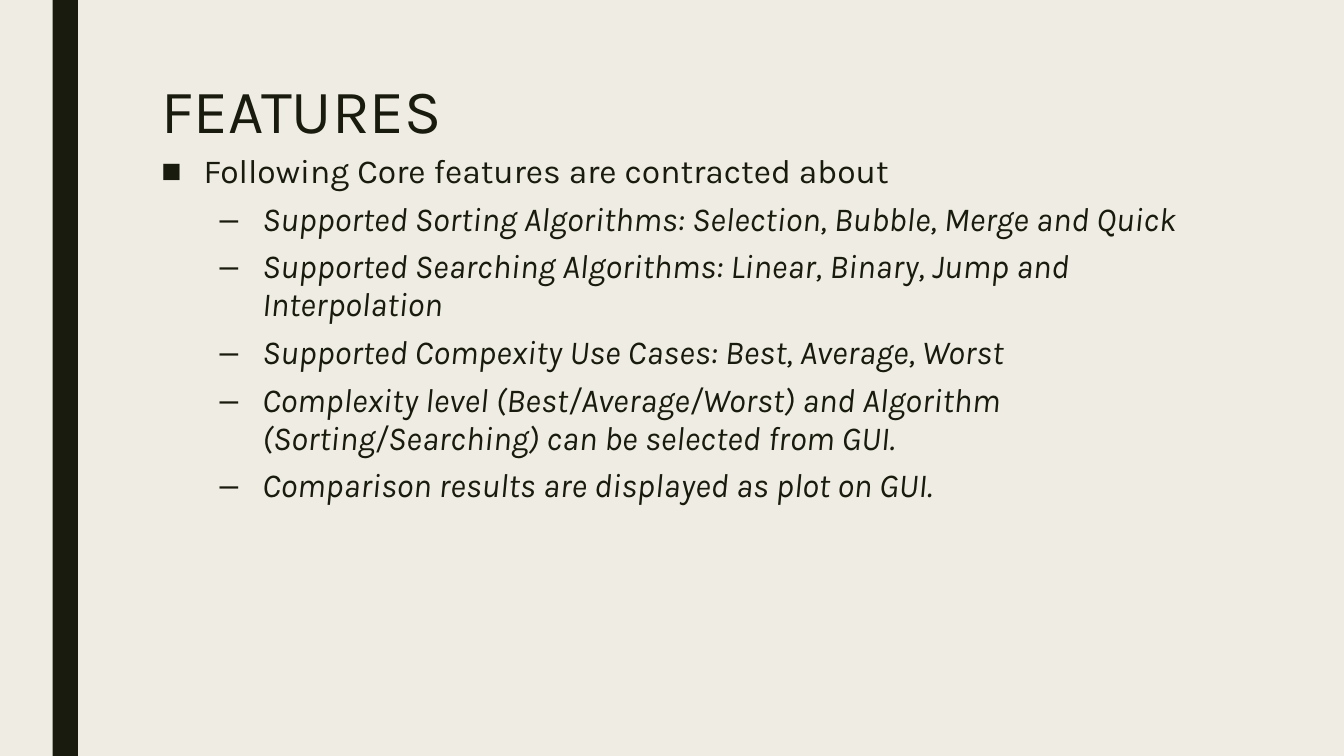
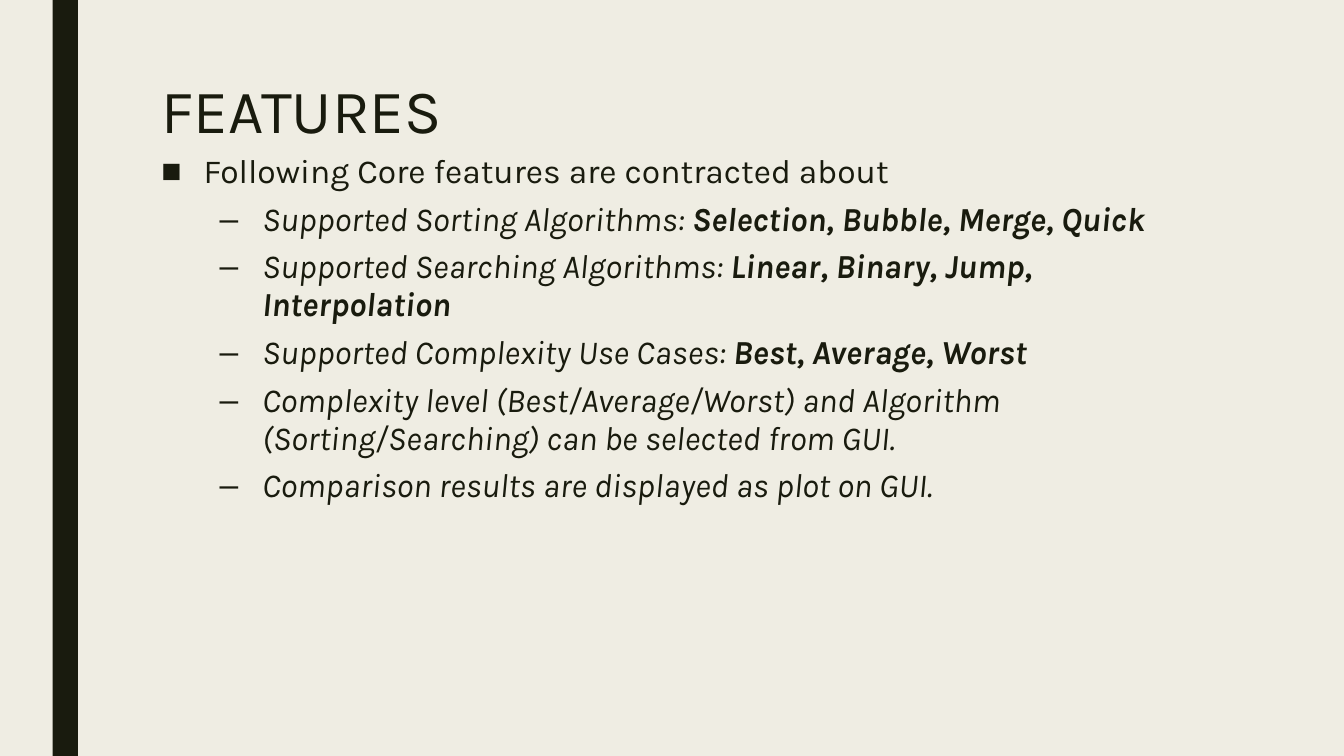
Before and after one commit to gozuacik/cmp5151, a slide deck: slide 4 of sunum_necip_gozuacik_okan_buyuktepe_v1.pptx. Drawn at 1344x756 pixels with LibreOffice and Linux fonts; fonts in the diff are those of the drawing. Boxes give left, top, right and bottom in pixels: in the first picture for what was removed or moved away, otherwise in the second. Text is boxed around its words. In the diff, an @@ line names an element or a change of style, - is before the commit and + after.

Commit message:
Adding new Common file, Updating Search and Sorting files based on Common, Updating presentation

```diff
--- a/sunum_necip_gozuacik_okan_buyuktepe_v1.pptx
+++ b/sunum_necip_gozuacik_okan_buyuktepe_v1.pptx
@@ text at (x1=262, y1=207, x2=1144, y2=373): text changed @@
-  – Supported Sorting Algorithms: Selection, Bubble, Merge and Quick
-  – Supported Searching Algorithms: Linear, Binary, Jump and Interpolation
-  – Supported Compexity Use Cases: Best, Average, Worst
+  – Supported Sorting Algorithms: Selection, Bubble, Merge, Quick
+  – Supported Searching Algorithms: Linear, Binary, Jump, Interpolation
+  – Supported Complexity Use Cases: Best, Average, Worst
```
Also in this commit, not shown: 3 other slides changed, 6 slides added, 1 slide removed, 3 other files.
